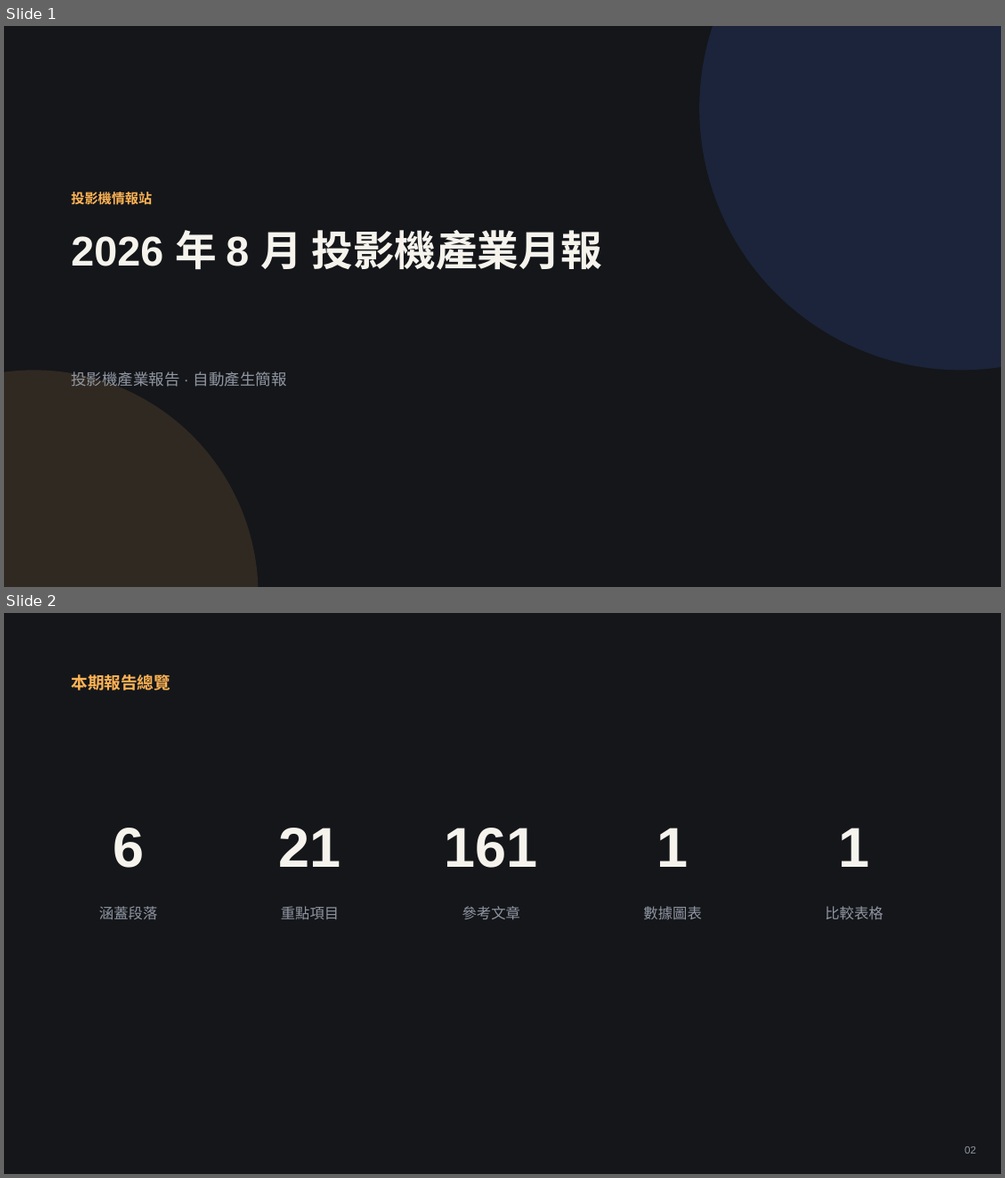
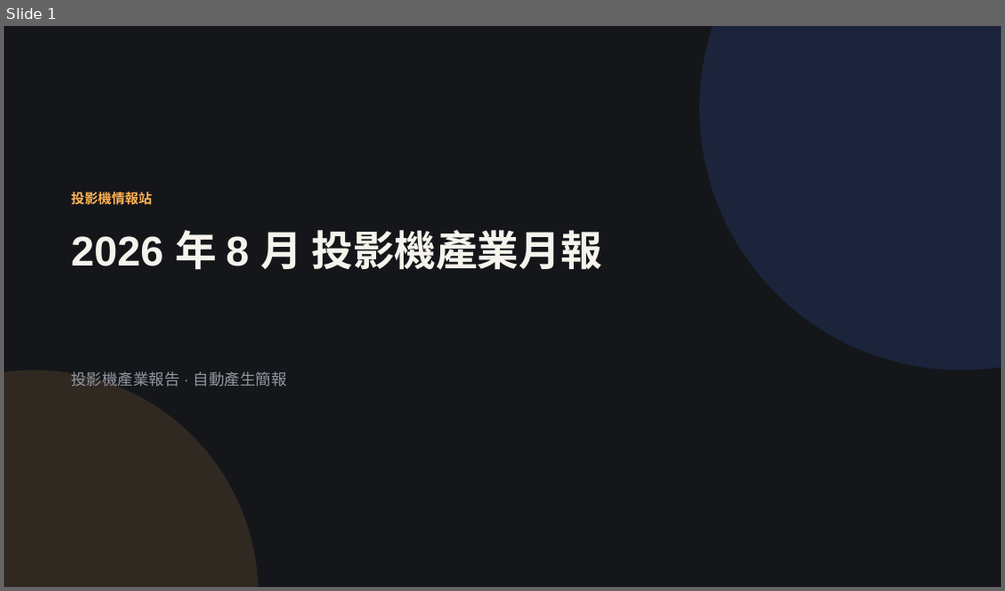
Before and after one commit to coffee30233-gif/Project-Insight, a slide deck: reports/2026-08.pptx. Shown one above the other, each under a label of ours: slides 1 and 2 before the commit, slide 1 after it. The pictures are 1005x1178 and 1005x591 pixels, drawn with LibreOffice and Linux fonts; fonts in the diff are those of the drawing. Boxes give left, top, right and bottom in pixels: in the first picture for what was removed or moved away, otherwise in the second. Text is boxed around its words. In the diff, an @@ line names an element or a change of style, - is before the commit and + after.

```diff
--- a/reports/2026-08.pptx
+++ b/reports/2026-08.pptx
@@ slide 2 removed at (x1=4, y1=613, x2=1001, y2=1174), background #14161A @@
@@ text removed at (x1=71, y1=674, x2=170, y2=690) @@
-本期報告總覽
@@ text removed at (x1=113, y1=827, x2=144, y2=868) @@
-6
@@ text removed at (x1=279, y1=827, x2=341, y2=867) @@
-21
@@ text removed at (x1=445, y1=827, x2=538, y2=868) @@
-161
@@ text removed at (x1=657, y1=827, x2=688, y2=867) @@
-1
@@ text removed at (x1=839, y1=827, x2=870, y2=867) @@
-1
@@ text removed at (x1=99, y1=906, x2=157, y2=920) @@
-涵蓋段落
@@ text removed at (x1=281, y1=906, x2=339, y2=919) @@
-重點項目
@@ text removed at (x1=462, y1=906, x2=520, y2=919) @@
-參考文章
@@ text removed at (x1=643, y1=906, x2=701, y2=919) @@
-數據圖表
@@ text removed at (x1=825, y1=906, x2=882, y2=920) @@
-比較表格
@@ text removed at (x1=964, y1=1146, x2=976, y2=1153) @@
-02
```
Also in this commit, not shown: 10 slides changed, 1 other slide removed, 2 other files.
